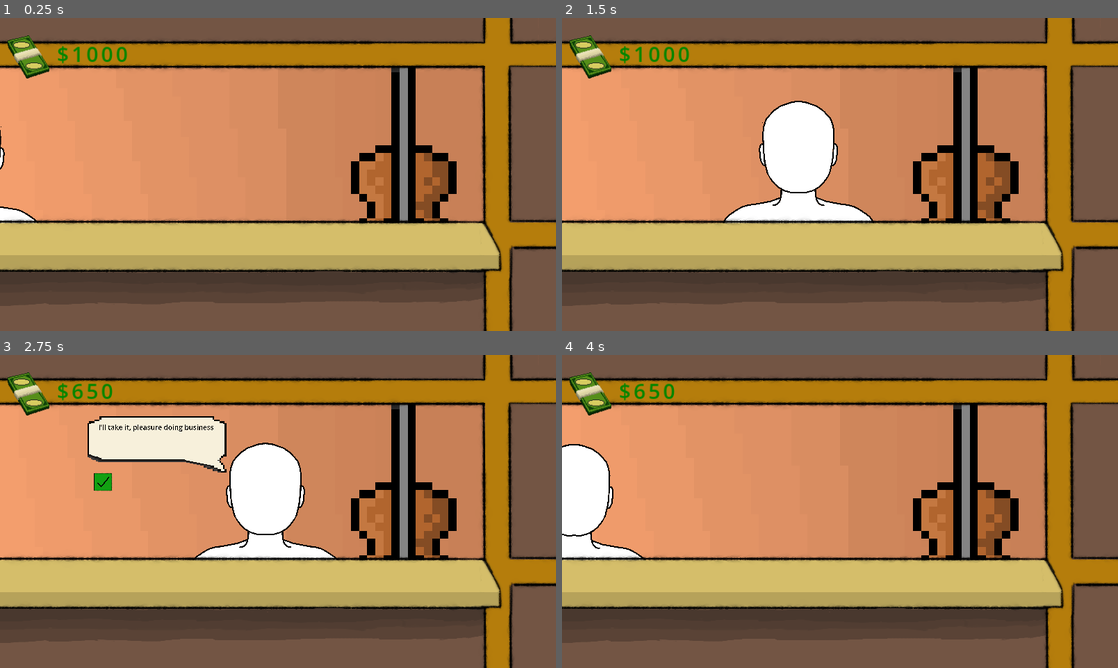
Above: before the commit, frames 1-4 (two rows, left to right).
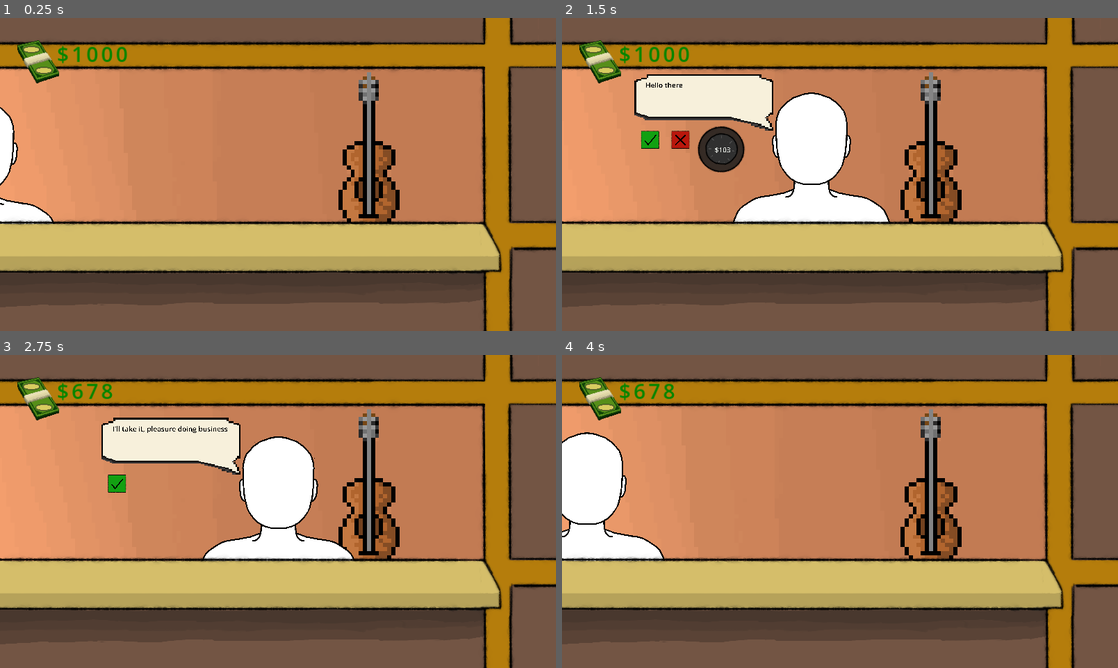
Above: after the commit, the same moments.

Repository: Routund/pawncepts
Game: Godot game, scene res://Scenes/Shop.tscn
The game is run twice, just before and just after one commit, with the same random seed, the same clock (stepped at 60 frames per second) and the same inputs. The engine's default icon, where the game draws it, is replaced by a stand-in: a white triangle on a blue panel in a dark square.
Inputs (mouse positions are in pixels of both pictures, inside the frame that each line leads up to; where the layout moved, square brackets give the same spot in the first picture):
- Up to frame 1 (0.25 s): no input
- Up to frame 2 (1.5 s): move the mouse to (962, 158) at 0.52 s; click (962, 158) at 0.67 s; click (667, 149) at 1.27 s
- Up to frame 3 (2.75 s): click (116, 483) [105, 483] at 2 s
- Up to frame 4 (4 s): click (678, 483) [667, 483] at 2.75 s; move the mouse to (728, 527) at 3.52 s; click (728, 527) at 3.67 s

The runs differ from the first frame. In frame 1, 13% of the frame differs, in the area x 0-100%, y 0-100%; in frame 2, 19%; in frame 3, 16%; in frame 4, 14%.

Commit message:
Changed sprites to texture rects Storefront refuses to be texture rect, as it doesnt allow clicking through it. Perhaps ctoring the bootom and top half separately could work

Diff:
--- /dev/null
+++ b/Scenes/Menu.gd
@@ -0,0 +1,15 @@
+extends TextureRect
+
+var inventory = []
+@onready var Speech_manager = get_node("../Customer/Speech_bubble")
+# Called when the node enters the scene tree for the first time.
+func _ready():
+	visible=false
+	pass # Replace with function body.
+
+
+# Called every frame. 'delta' is the elapsed time since the previous frame.
+func _process(delta):
+	if Input.is_action_just_pressed("Inventory"):
+		visible=!visible
+	pass
--- a/Scenes/Shop.tscn
+++ b/Scenes/Shop.tscn
@@ -1,8 +1,7 @@
-[gd_scene load_steps=23 format=3 uid="uid://so1vseffcoo2"]
+[gd_scene load_steps=25 format=3 uid="uid://so1vseffcoo2"]
 
 [ext_resource type="Script" path="res://Scripts/Money.gd" id="1_dygwe"]
 [ext_resource type="Script" path="res://Scripts/Shop_Manager.gd" id="1_ruhxm"]
-[ext_resource type="Texture2D" uid="uid://bxe4nq618qyr5" path="res://Assets/Wall with guitar.png" id="2_ii5ta"]
 [ext_resource type="Texture2D" uid="uid://bbk2g748hlv51" path="res://Assets/person_base.png" id="2_q2o5f"]
 [ext_resource type="Texture2D" uid="uid://ct6vrrwc8lssc" path="res://Assets/cash final 64x64.png" id="3_clsbt"]
 [ext_resource type="Script" path="res://Scripts/Customer_functions.gd" id="3_x5wk7"]
@@ -17,6 +16,9 @@
 [ext_resource type="Texture2D" uid="uid://cadatuipseqoy" path="res://Assets/cross_norm.png" id="11_tse4m"]
 [ext_resource type="Texture2D" uid="uid://dytvihovhihl4" path="res://Assets/cross_press.png" id="12_5beyp"]
 [ext_resource type="Script" path="res://Scripts/Cross.gd" id="14_ynerj"]
+[ext_resource type="Texture2D" uid="uid://dvcqo0t7qd1j0" path="res://Assets/Wall with guitar-1.png" id="17_cg7pp"]
+[ext_resource type="Texture2D" uid="uid://bg7r14a7t7y5h" path="res://Assets/icon.svg" id="17_dfkq0"]
+[ext_resource type="Script" path="res://Scenes/Menu.gd" id="18_x3lcq"]
 
 [sub_resource type="LabelSettings" id="LabelSettings_anbuk"]
 font_size = 200
@@ -45,15 +47,17 @@
 
 [node name="CanvasLayer" type="CanvasLayer" parent="."]
 
-[node name="Customer" type="Sprite2D" parent="CanvasLayer"]
-position = Vector2(222, 331)
+[node name="Customer" type="TextureRect" parent="CanvasLayer"]
+offset_left = -227.0
+offset_top = 119.0
+offset_right = 4734.0
+offset_bottom = 4910.0
 scale = Vector2(0.0721125, 0.0710185)
 texture = ExtResource("2_q2o5f")
 script = ExtResource("3_x5wk7")
 
 [node name="Speech_bubble" type="Node2D" parent="CanvasLayer/Customer"]
-visible = false
-position = Vector2(-3217.2, -2027.64)
+position = Vector2(-707.229, 605.476)
 script = ExtResource("5_2j8ui")
 
 [node name="Bubble" type="NinePatchRect" parent="CanvasLayer/Customer/Speech_bubble"]
@@ -137,20 +141,16 @@
 script = ExtResource("14_ynerj")
 metadata/_edit_use_anchors_ = true
 
-[node name="Control" type="Control" parent="CanvasLayer/Customer/Speech_bubble"]
-layout_mode = 3
-anchors_preset = 0
-offset_right = 40.0
-offset_bottom = 40.0
-metadata/_edit_use_anchors_ = true
-
 [node name="Storefront" type="Sprite2D" parent="CanvasLayer"]
-position = Vector2(573, 321)
+position = Vector2(573, 323)
 scale = Vector2(0.35, 0.35)
 texture = ExtResource("7_fdiy1")
 
-[node name="CashFinal64x64" type="Sprite2D" parent="CanvasLayer"]
-position = Vector2(59, 81)
+[node name="CashFinal64x64" type="TextureRect" parent="CanvasLayer"]
+offset_left = 36.0
+offset_top = 46.0
+offset_right = 100.0
+offset_bottom = 110.0
 scale = Vector2(1.35938, 1.39063)
 texture = ExtResource("3_clsbt")
 
@@ -171,14 +171,22 @@
 autowrap_mode = 2
 script = ExtResource("1_dygwe")
 
+[node name="TextureRect" type="TextureRect" parent="CanvasLayer"]
+offset_left = 4.0
+offset_top = 3.0
+offset_right = 1149.0
+offset_bottom = 649.0
+texture = ExtResource("17_dfkq0")
+script = ExtResource("18_x3lcq")
+
 [node name="Customer_timer" type="Timer" parent="."]
 one_shot = true
 
 [node name="WallWithGuitar2" type="Sprite2D" parent="."]
 texture_filter = 1
-position = Vector2(573, 321)
-scale = Vector2(16.8, 16.8)
-texture = ExtResource("2_ii5ta")
+position = Vector2(572.5, 321)
+scale = Vector2(4.19688, 4.2)
+texture = ExtResource("17_cg7pp")
 
 [connection signal="entered" from="CanvasLayer/Customer" to="CanvasLayer/Customer/Speech_bubble" method="_on_customer_entered"]
 [connection signal="sold" from="CanvasLayer/Customer/Speech_bubble" to="." method="_on_speech_bubble_sold"]
--- a/Scripts/Customer_functions.gd
+++ b/Scripts/Customer_functions.gd
@@ -1,4 +1,4 @@
-extends Sprite2D
+extends TextureRect
 
 var customer_enter = false
 var customer_leave = false
@@ -13,18 +13,18 @@
 func _process(delta):
 	if(customer_enter):
 		position.x+=450*delta
-		position.y=sin(position.x/20)*8+320
-		if(position.x>=550):
+		position.y=sin(position.x/20)*8+135
+		if(position.x>395):
 			entered.emit()
 			customer_enter=false
 
 	if(customer_leave):
 		position.x-=450*delta
-		position.y=sin(position.x/20)*8+320
-		if(position.x<-185):
+		position.y=sin(position.x/20)*8+135
+		if(position.x<-337):
 			customer_leave=false
 	pass
 
 func enter():
 	customer_enter=true
-	position=Vector2(-185,320)
+	position=Vector2(-337,135)
--- a/Scripts/Speech_manager.gd
+++ b/Scripts/Speech_manager.gd
@@ -53,7 +53,7 @@
 
 # Called when the node enters the scene tree for the first time.
 func _ready():
-	rng.seed = hash("I missed my lunch")
+	rng.randomize()
 	pass
 
 
@@ -137,7 +137,6 @@
 		if customerState == "sell":
 			# Handle selling behavior
 			check_price = spinner.price
-
 			# Check if the offered price is higher than or equal to the initial price
 			if check_price >= initial_price:
 				fin(check_price,7)
@@ -176,10 +175,8 @@
 			if check_price <= initial_price:
 				fin(-check_price,7)
 				inventory.pop_at(item_index)
-			elif check_price < min_price:
-				dialogue.text = dialogues[5]  # Price is too high, no deal
-				exit = true
-				sold.emit(0)
+			elif check_price > min_price:
+				fin(0,5)
 			else:
 				# Calculate a decision based on the difference between initial and offered prices
 				var diff = check_price - initial_price
--- a/project.godot
+++ b/project.godot
@@ -18,3 +18,16 @@
 [display]
 
 window/stretch/mode="canvas_items"
+
+[input]
+
+Menu={
+"deadzone": 0.5,
+"events": [Object(InputEventKey,"resource_local_to_scene":false,"resource_name":"","device":-1,"window_id":0,"alt_pressed":false,"shift_pressed":false,"ctrl_pressed":false,"meta_pressed":false,"pressed":false,"keycode":4194305,"physical_keycode":0,"key_label":0,"unicode":0,"echo":false,"script":null)
+]
+}
+Inventory={
+"deadzone": 0.5,
+"events": [Object(InputEventKey,"resource_local_to_scene":false,"resource_name":"","device":-1,"window_id":0,"alt_pressed":false,"shift_pressed":false,"ctrl_pressed":false,"meta_pressed":false,"pressed":false,"keycode":4194306,"physical_keycode":0,"key_label":0,"unicode":0,"echo":false,"script":null)
+]
+}
Binary file added: Assets/Wall with guitar-1.png
Not shown, added: Assets/Wall with guitar-1.png.import
